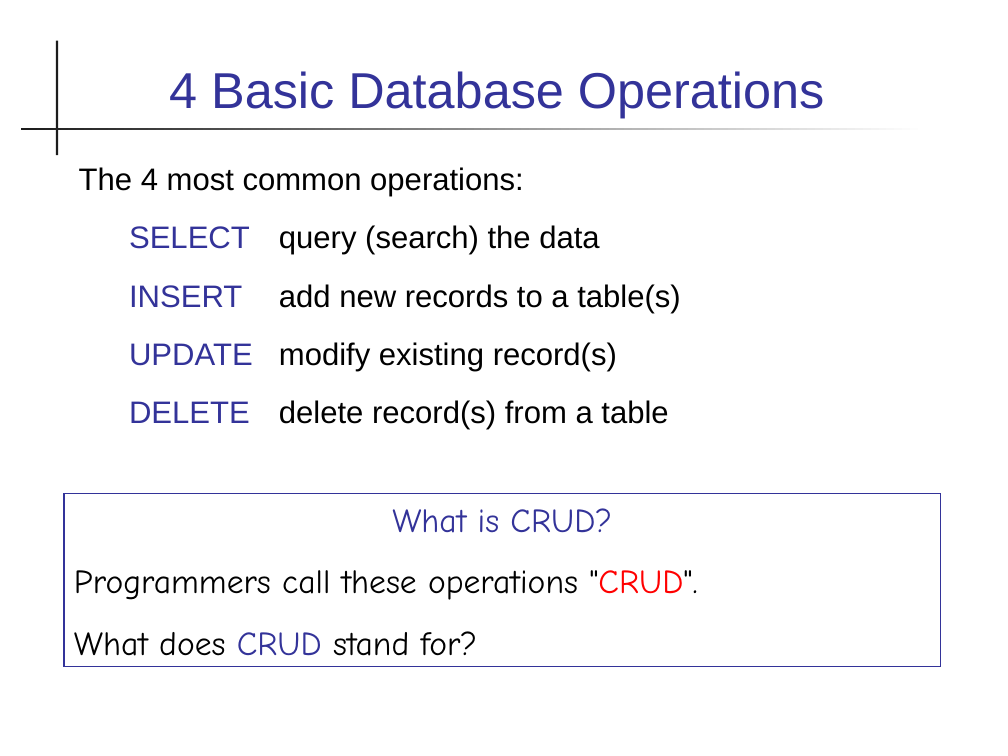
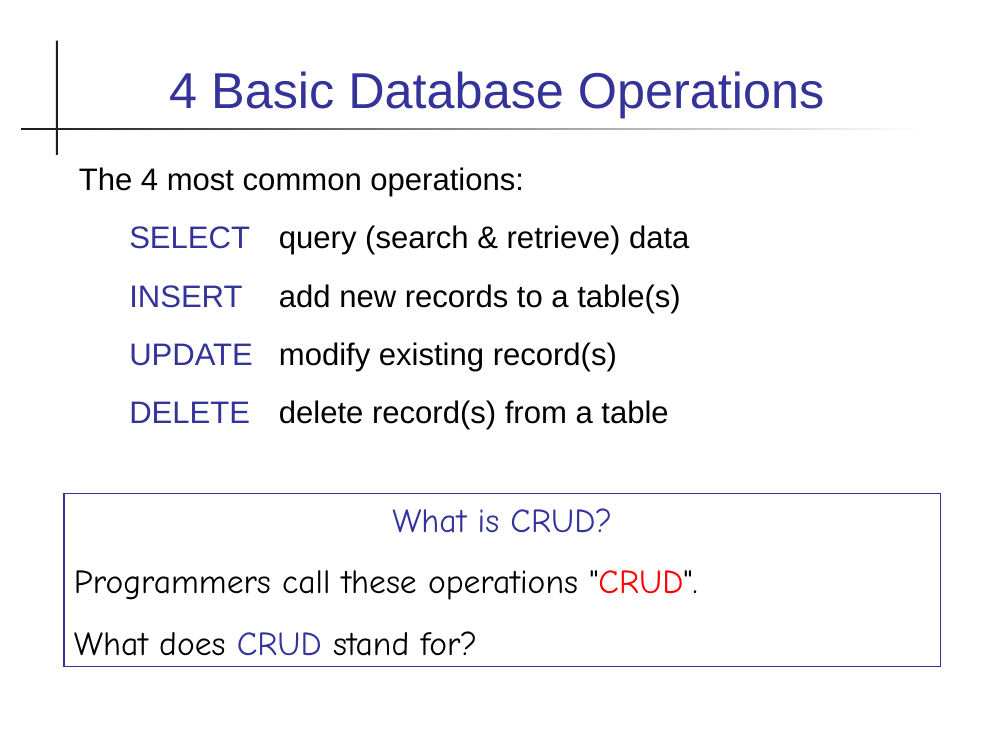
Before and after one commit to cpske/ISP, a slide deck: slide 14 of database/Database-Basics.ppt. Drawn at 1008x756 pixels with LibreOffice and Linux fonts; fonts in the diff are those of the drawing. Boxes give left, top, right and bottom in pixels: in the first picture for what was removed or moved away, otherwise in the second. Text is boxed around its words. In the diff, an @@ line names an element or a change of style, - is before the commit and + after.

Commit message:
edit some database slides

```diff
--- a/database/Database-Basics.ppt
+++ b/database/Database-Basics.ppt
@@ text at (79, 167, 681, 430): indent changed @@
@@ text at (129, 225, 689, 255): text changed @@
-  SELECT query (search) the data
+  SELECT query (search & retrieve) data
```
Also in this commit, not shown: 9 other slides changed, 1 slide added, 2 other files.
